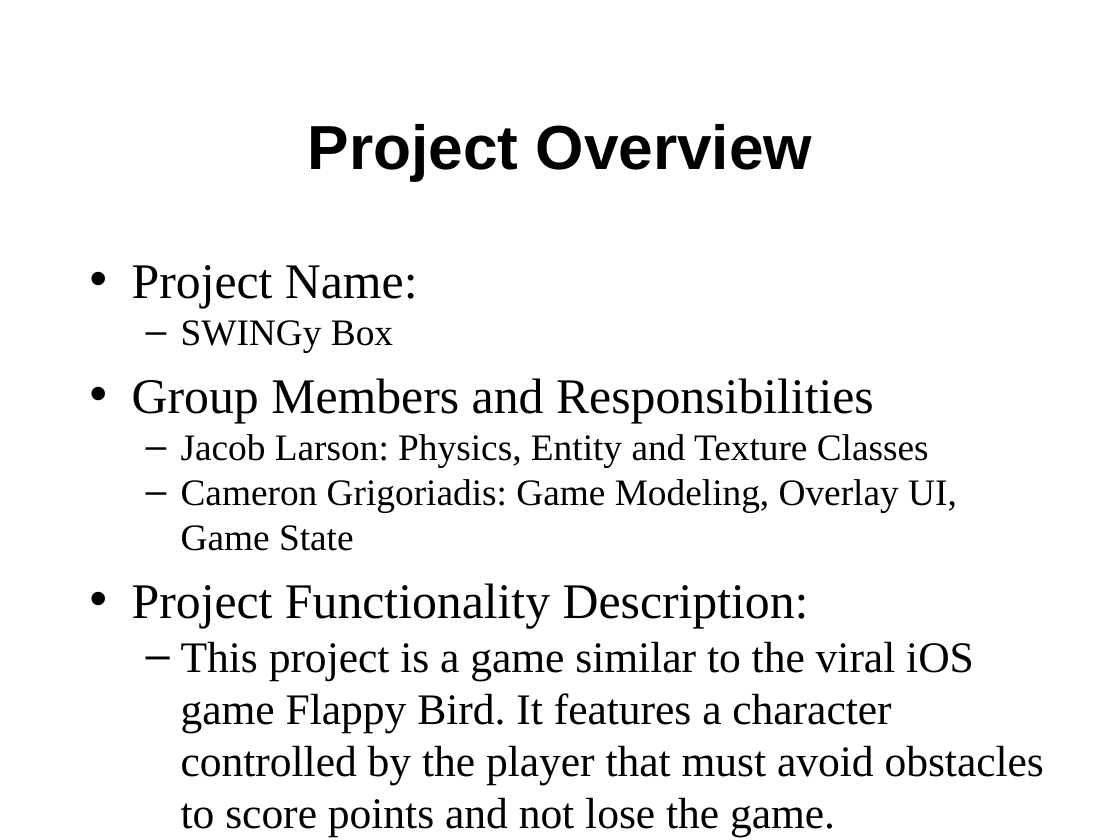
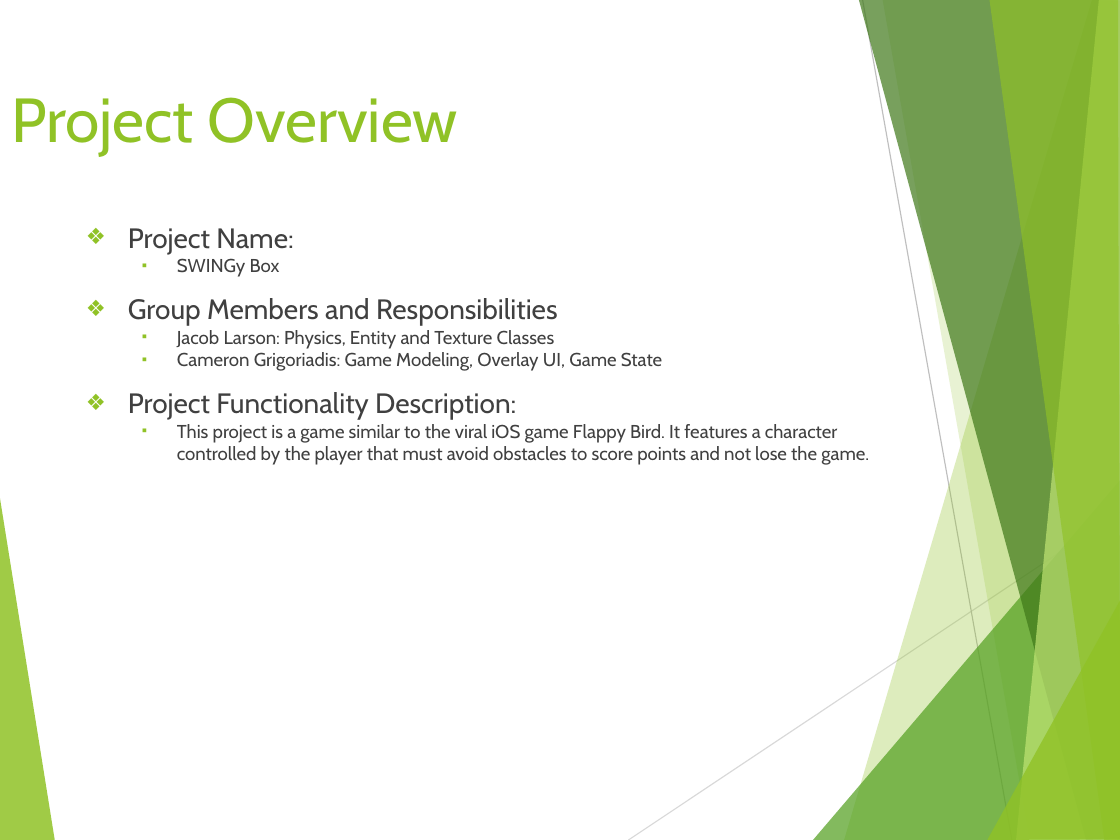
Before and after one commit to Horizonistic/CSCI230-Final-Project, a slide deck: slide 3 of FinalProjectPresentation—Larson+Grigoriadis.pptx. Drawn at 1120x840 pixels with LibreOffice and Linux fonts; fonts in the diff are those of the drawing. Boxes give left, top, right and bottom in pixels: in the first picture for what was removed or moved away, otherwise in the second. Text is boxed around its words. In the diff, an @@ line names an element or a change of style, - is before the commit and + after.

```diff
--- a/FinalProjectPresentation—Larson+Grigoriadis.pptx
+++ b/FinalProjectPresentation—Larson+Grigoriadis.pptx
@@ title "Project Overview": place and size @@
-title "Project Overview" at (308, 124, 812, 180)
+title "Project Overview" at (11, 97, 458, 156)
@@ title "Project Overview" at (11, 97, 458, 156): font Arial to Cabin, text colour #000000 to #90C226, bold off; alignment centre to left; vertical alignment middle to top @@
@@ text "Project Name:": place and size @@
-text "Project Name:" at (132, 265, 1044, 837)
+text "Project Name:" at (128, 228, 869, 465)
@@ text "Project Name:" at (128, 228, 869, 465): size 32 to 18 pt in "Project Name:", "Group Members and Responsibilities", "Project Functionality Description:"; font Times New Roman to Cabin, text colour #000000 to #404040; size 24 to 12 pt in "SWINGy Box", "Jacob Larson: Physics, Entity and Texture Classes", "Cameron Grigoriadis: Game Modeling, Overlay UI, Game ..."; size 28 to 12 pt in "This project is a game similar to ..."; bullet • to ❖; more space between paragraphs; bullet – to ▪ @@
@@ group added at (0, 0, 1120, 840): 8 freeform shapes, 2 lines @@
```
Also in this commit, not shown: 9 other slides changed, 2 slides added.
